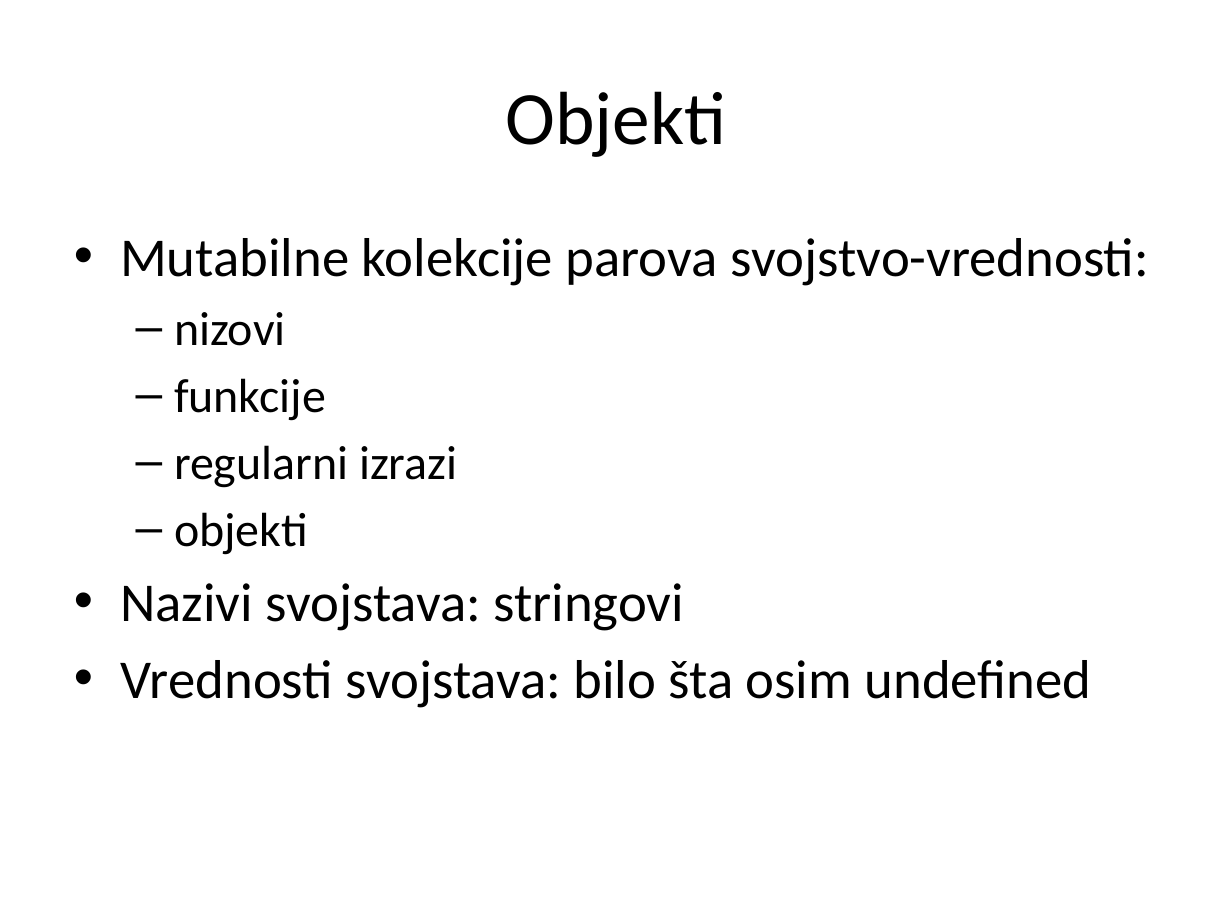
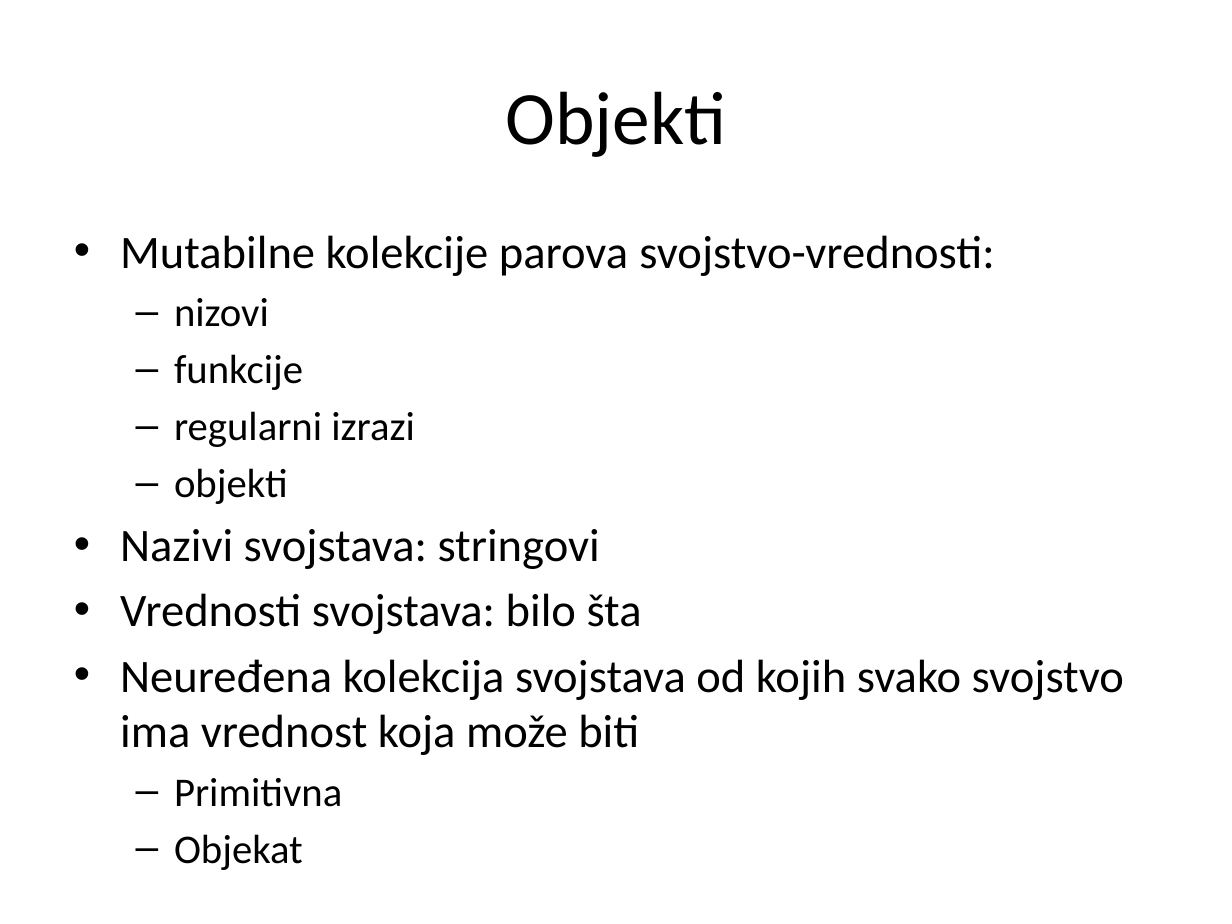
Before and after one commit to StefanAndjelic/2016, a slide deck: slide 3 of JavaScript/01_Objekti/JavaScript_01_Objekti.pptx. Drawn at 1232x924 pixels with LibreOffice and Linux fonts; fonts in the diff are those of the drawing. Boxes give left, top, right and bottom in pixels: in the first picture for what was removed or moved away, otherwise in the second. Text is boxed around its words. In the diff, an @@ line names an element or a change of style, - is before the commit and + after.

Commit message:
JavaScript Objekti

```diff
--- a/JavaScript/01_Objekti/JavaScript_01_Objekti.pptx
+++ b/JavaScript/01_Objekti/JavaScript_01_Objekti.pptx
@@ text at (120, 235, 995, 569): size 32 to 27.2 pt in "Mutabilne kolekcije parova svojstvo-vrednosti:", "Nazivi svojstava: stringovi"; size 28 to 23.8 pt in "nizovi", "funkcije", "regularni izrazi", "objekti" @@
@@ text at (120, 593, 1124, 807): text changed; size 32 to 27.2 pt @@
-• Vrednosti svojstava: bilo šta osim undefined
+• Vrednosti svojstava: bilo šta
+• Neuređena kolekcija svojstava od kojih svako svojstvo ima vrednost koja može biti
+  – Primitivna
+  – Objekat
```
Also in this commit, not shown: 4 other slides changed, 25 slides added, 1 slide removed, 2 other files.
